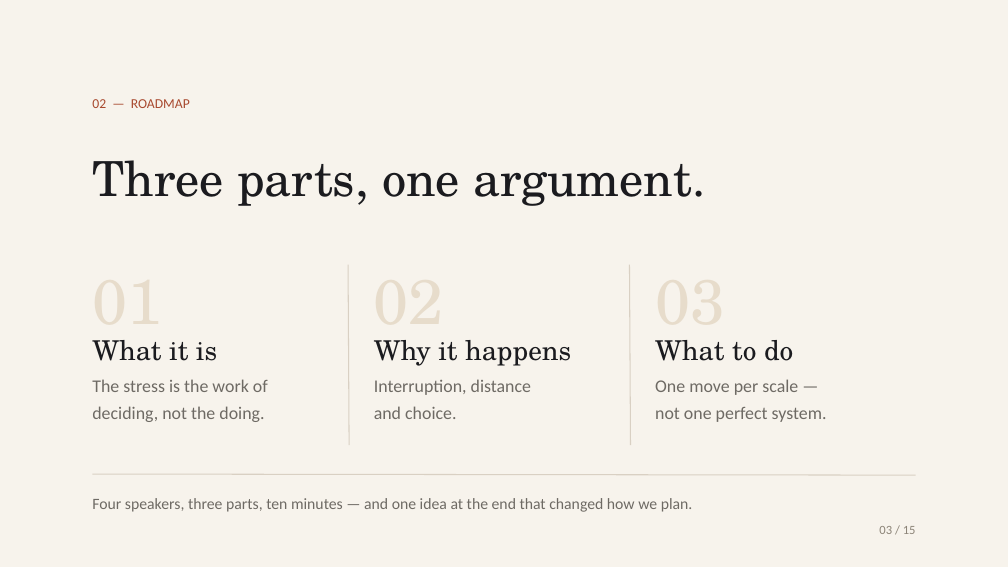
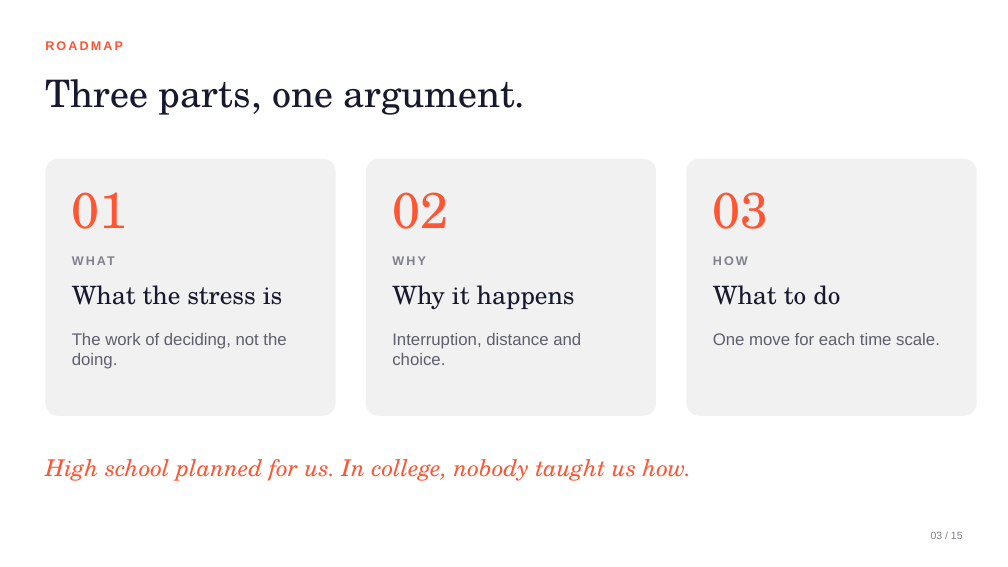
Before and after one commit to Kyson-CCHEN/English-presentation, a slide deck: slide 3 of Planning_Is_the_Pressure.pptx. Drawn at 1008x567 pixels with LibreOffice and Linux fonts; fonts in the diff are those of the drawing. Boxes give left, top, right and bottom in pixels: in the first picture for what was removed or moved away, otherwise in the second. Text is boxed around its words. In the diff, an @@ line names an element or a change of style, - is before the commit and + after.

```diff
--- a/Planning_Is_the_Pressure.pptx
+++ b/Planning_Is_the_Pressure.pptx
@@ rectangle removed at [0, 0, 1008, 567] @@
@@ text at [45, 41, 123, 50]: text changed; size 13 to 12 pt; font Calibri to Arial; text colour #A8492F to #FF5533; bold on @@
-02 — ROADMAP
+ROADMAP
@@ text "Three parts, one argument.": place and size @@
-text "Three parts, one argument." at [92, 160, 705, 206]
+text "Three parts, one argument." at [45, 79, 526, 115]
@@ text "Three parts, one argument." at [45, 79, 526, 115]: size 46 to 36 pt, text colour #1B1B1F to #171A2E; line spacing 1.06 to 1 @@
@@ rounded rectangle added at [45, 159, 336, 416], fill #F1F1F2 @@
@@ text "01": place and size @@
-text "01" at [92, 340, 162, 342]
+text "01" at [72, 192, 128, 229]
@@ rounded rectangle added at [366, 159, 656, 416], fill #F1F1F2 @@
@@ text "02": place and size @@
-text "02" at [374, 340, 444, 342]
+text "02" at [392, 192, 448, 229]
@@ rounded rectangle added at [687, 159, 977, 416], fill #F1F1F2 @@
@@ size 60 to 48 pt, text colour #E7DCCB to #FF5533; line spacing 1.06 to 1 in 3 elements at [72, 192, 128, 229], [392, 192, 448, 229], [713, 192, 769, 229] @@
@@ text "03": place and size @@
-text "03" at [655, 340, 725, 342]
+text "03" at [713, 192, 769, 229]
@@ line removed from (348, 265) to (349, 445) @@
@@ text added at [392, 256, 426, 265], 12 pt, text #7F818C, bold @@
+WHY
@@ line removed from (630, 265) to (631, 445) @@
@@ text at [713, 256, 748, 265]: text changed; size 15 to 12 pt; font Calibri to Arial; text colour #6E6A64 to #7F818C; bold on @@
-Four speakers, three parts, ten minutes — and one idea at the end that changed how we plan.
+HOW
@@ text at [72, 285, 283, 305]: text changed; size 17 to 24 pt; font Calibri to TeX Gyre Schola; text colour #6E6A64 to #171A2E @@
-The stress is the work of
+What the stress is
@@ text "Why it happens": place and size @@
-text "Why it happens" at [374, 340, 571, 366]
+text "Why it happens" at [392, 285, 575, 309]
@@ text "Why it happens" at [392, 285, 575, 309]: size 26 to 24 pt, text colour #1B1B1F to #171A2E; line spacing 1.04 to 1 @@
@@ text "What to do" at [713, 285, 840, 305]: size 26 to 24 pt, text colour #1B1B1F to #171A2E; line spacing 1.04 to 1 @@
@@ text "What to do": place and size @@
-text "What to do" at [655, 340, 793, 361]
+text "What to do" at [713, 285, 840, 305]
@@ text at [72, 333, 286, 369]: text changed; size 17 to 16 pt; font Calibri to Arial; text colour #6E6A64 to #5D5F6D @@
-deciding, not the doing.
+The work of deciding, not the doing.
@@ text at [92, 340, 217, 361]: text changed; size 26 to 12 pt; font TeX Gyre Schola to Arial; text colour #1B1B1F to #7F818C; bold on @@
-What it is
+WHAT
@@ text at [392, 333, 581, 365]: text changed; size 17 to 16 pt; font Calibri to Arial; text colour #6E6A64 to #5D5F6D @@
-Interruption, distance
+Interruption, distance and choice.
@@ text at [713, 333, 940, 345]: text changed; size 17 to 16 pt; font Calibri to Arial; text colour #6E6A64 to #5D5F6D @@
-One move per scale —
+One move for each time scale.
@@ text removed at [374, 406, 456, 419] @@
-and choice.
@@ text removed at [655, 407, 827, 422] @@
-not one perfect system.
@@ text added at [45, 459, 692, 481], 22 pt, text #FF5533, italic @@
+High school planned for us. In college, nobody taught us how.
@@ line removed from (92, 474) to (916, 475) @@
@@ text "03 / 15" at [931, 532, 963, 539]: size 12 to 10 pt, font Calibri to Arial, text colour #8C8478 to #7F818C; line spacing 0.9 to 1 @@
```
Also in this commit, not shown: 10 other slides changed, 4 slides added, 4 slides removed.
